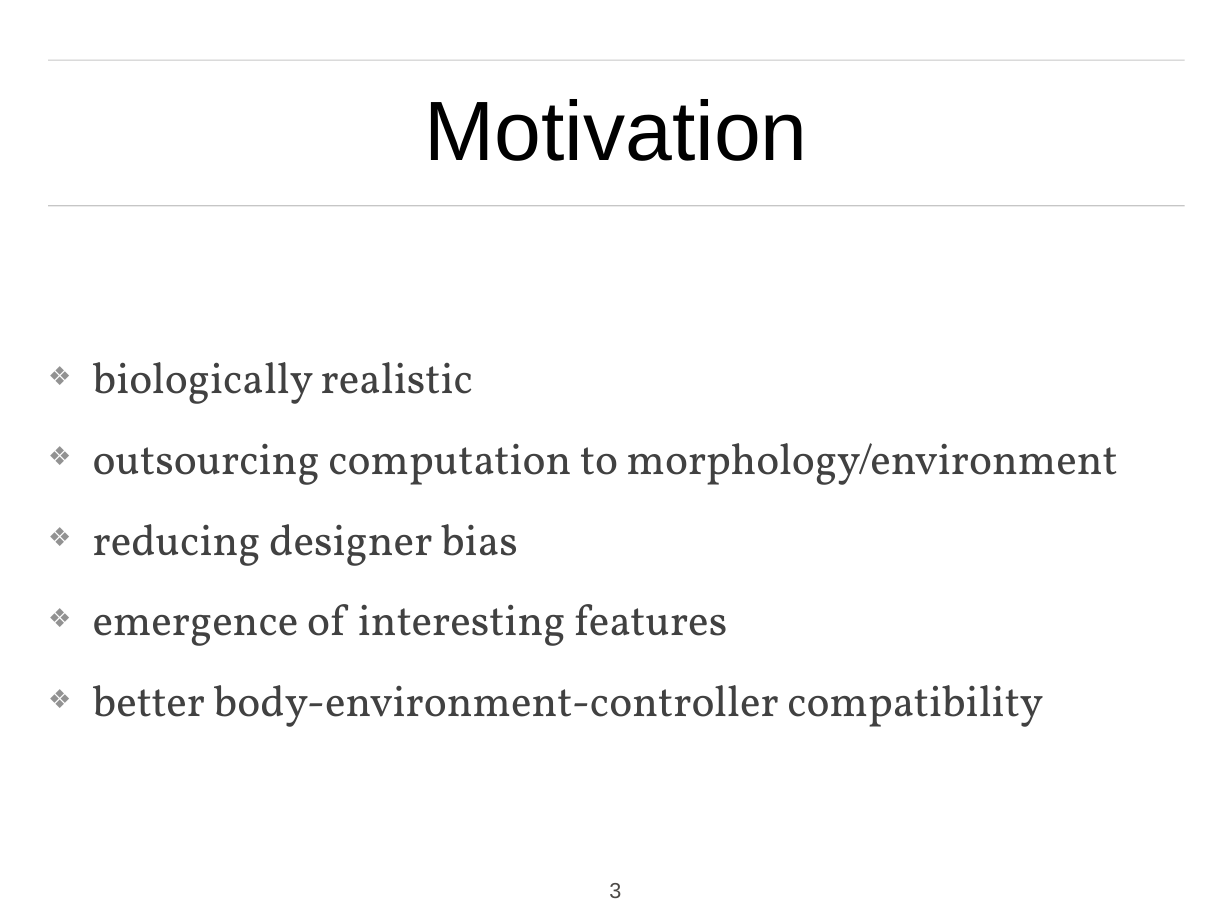
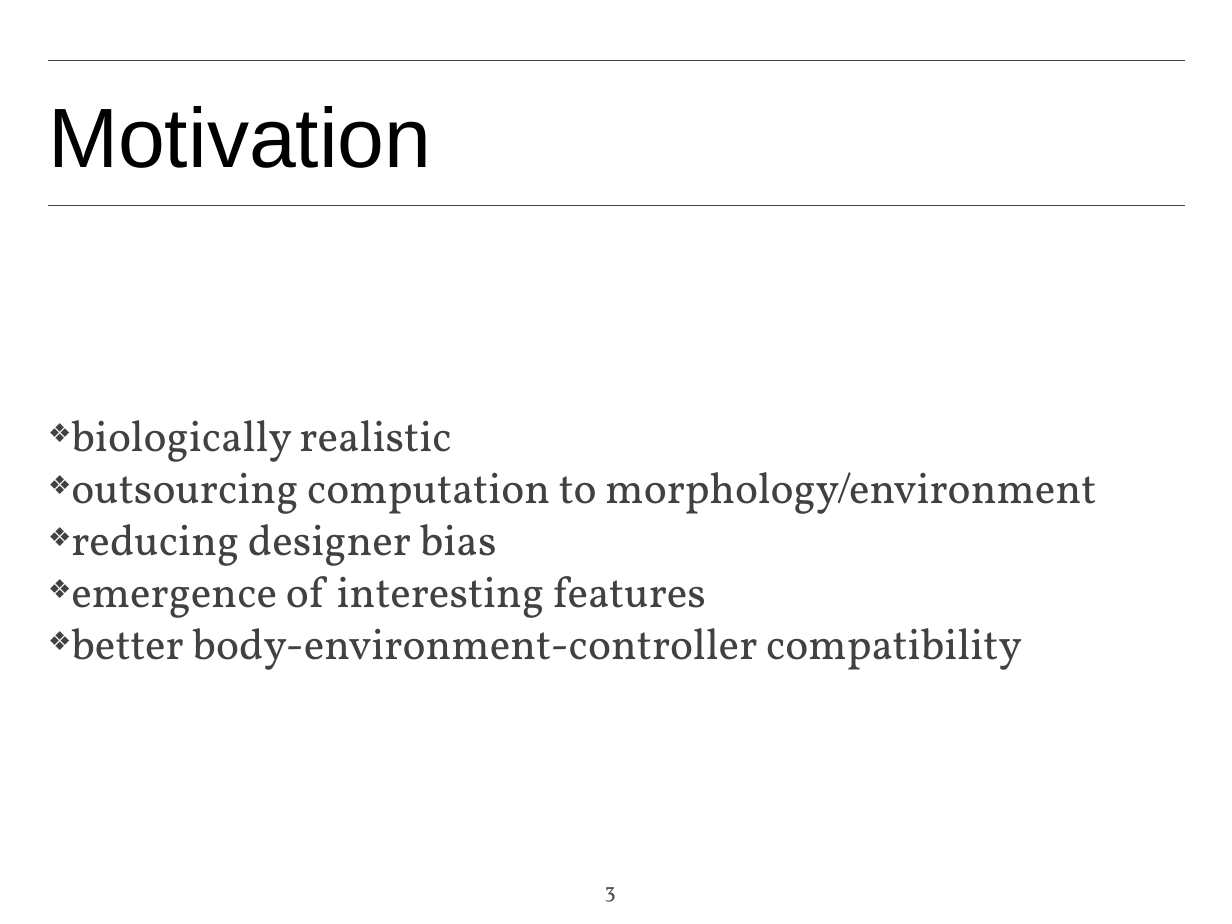
Before and after one commit to iulialexandra/evorobo, a slide deck: slide 3 of presentation_pp.pptx. Drawn at 1232x924 pixels with LibreOffice and Linux fonts; fonts in the diff are those of the drawing; background and template pictures are left out. Boxes give left, top, right and bottom in pixels: in the first picture for what was removed or moved away, otherwise in the second. Text is boxed around its words. In the diff, an @@ line names an element or a change of style, - is before the commit and + after.

```diff
--- a/presentation_pp.pptx
+++ b/presentation_pp.pptx
@@ text "Motivation" at (x1=48, y1=106, x2=431, y2=168): alignment centre to left; line spacing 0.9 to 1; less space between paragraphs @@
@@ freeform shape removed at (x1=49, y1=60, x2=1185, y2=60) @@
@@ rectangle added at (x1=49, y1=60, x2=1185, y2=60), outline #444444 0.99 pt @@
@@ freeform shape removed at (x1=49, y1=206, x2=1185, y2=206) @@
@@ rectangle added at (x1=49, y1=206, x2=1185, y2=206), outline #444444 0.99 pt @@
@@ text "biologically realistic" at (x1=71, y1=420, x2=1096, y2=670): indent changed; less space between paragraphs @@
@@ page number at (x1=605, y1=887, x2=616, y2=902): font Arial to Vollkorn; alignment centre to left @@
```
Also in this commit, not shown: 14 other slides changed.
